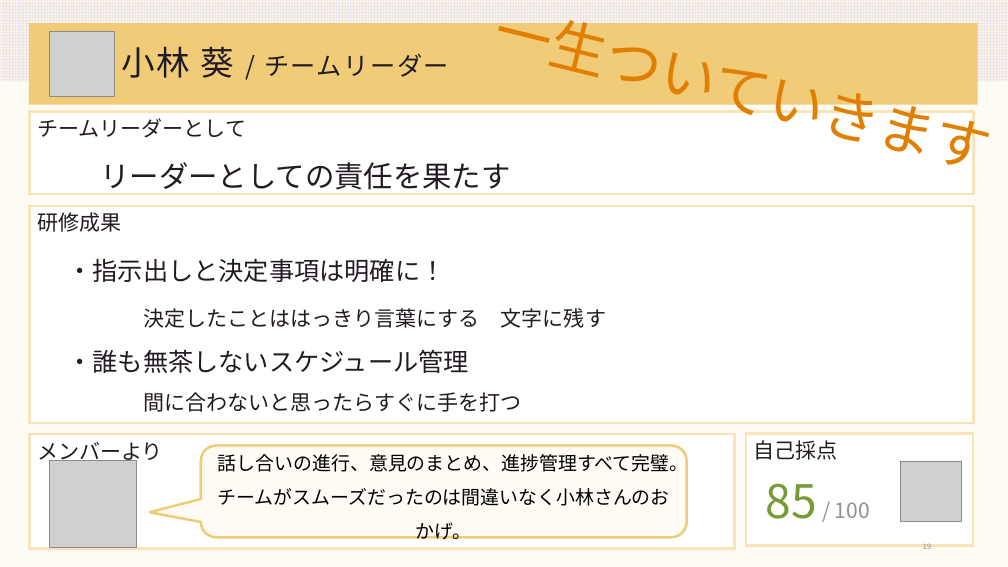
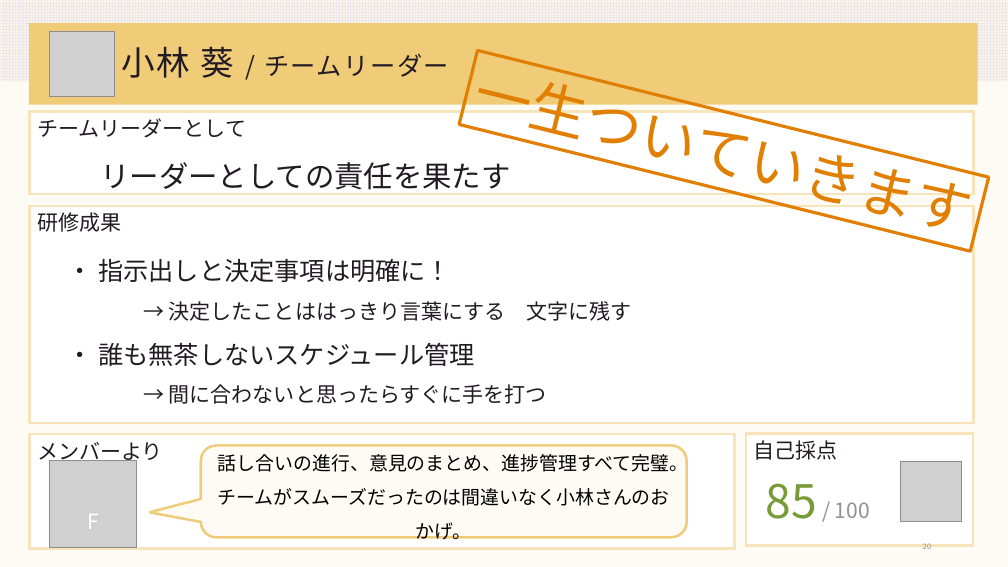
Before and after one commit to DOJO-2021/A-4, a slide deck: slide 20 of documents/worldMap発表資料改良.pptx (slide 19 before the commit). Drawn at 1008x567 pixels with LibreOffice and Linux fonts; fonts in the diff are those of the drawing; grey boxes stand for pictures. Boxes give left, top, right and bottom in pixels: in the first picture for what was removed or moved away, otherwise in the second. Text is boxed around its words. In the diff, an @@ line names an element or a change of style, - is before the commit and + after.

```diff
--- a/documents/worldMap発表資料改良.pptx
+++ b/documents/worldMap発表資料改良.pptx
@@ rectangle "一生ついていきます": place and size @@
-rectangle "一生ついていきます" at (491, 0, 985, 171)
+rectangle "一生ついていきます" at (459, 50, 989, 251)
@@ rectangle "一生ついていきます" at (459, 50, 989, 251): outline none to #E07F02 3 pt @@
@@ text at (68, 259, 632, 404): text changed @@
-・指示出しと決定事項は明確に！
-決定したことははっきり言葉にする 文字に残す
-・誰も無茶しないスケジュール管理
-間に合わないと思ったらすぐに手を打つ
+・ 指示出しと決定事項は明確に！
+→ 決定したことははっきり言葉にする 文字に残す
+・ 誰も無茶しないスケジュール管理
+→ 間に合わないと思ったらすぐに手を打つ
@@ text added at (87, 514, 99, 529), 20 pt, text #FFFFFF @@
+F
```
Also in this commit, not shown: 7 other slides changed, 1 slide added, 2 other files.
